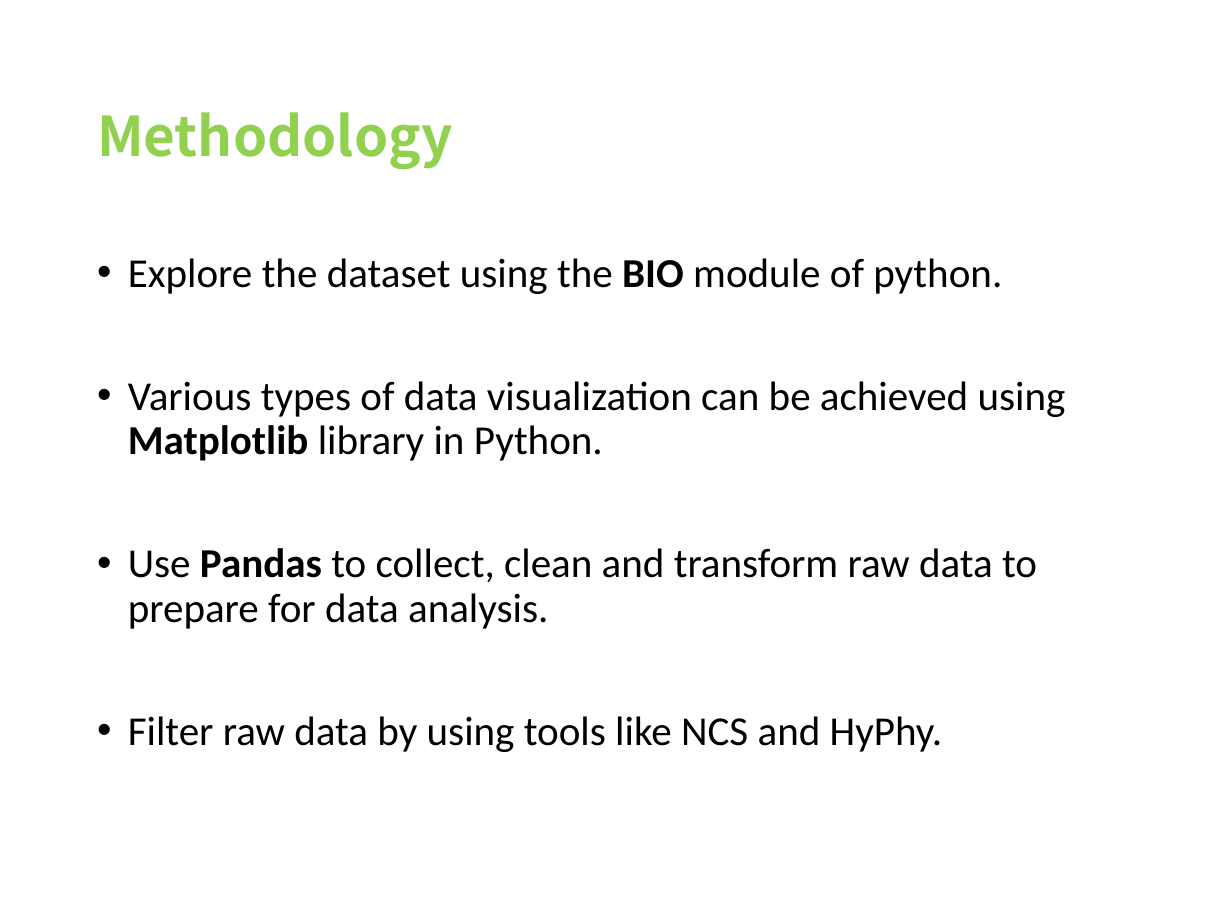
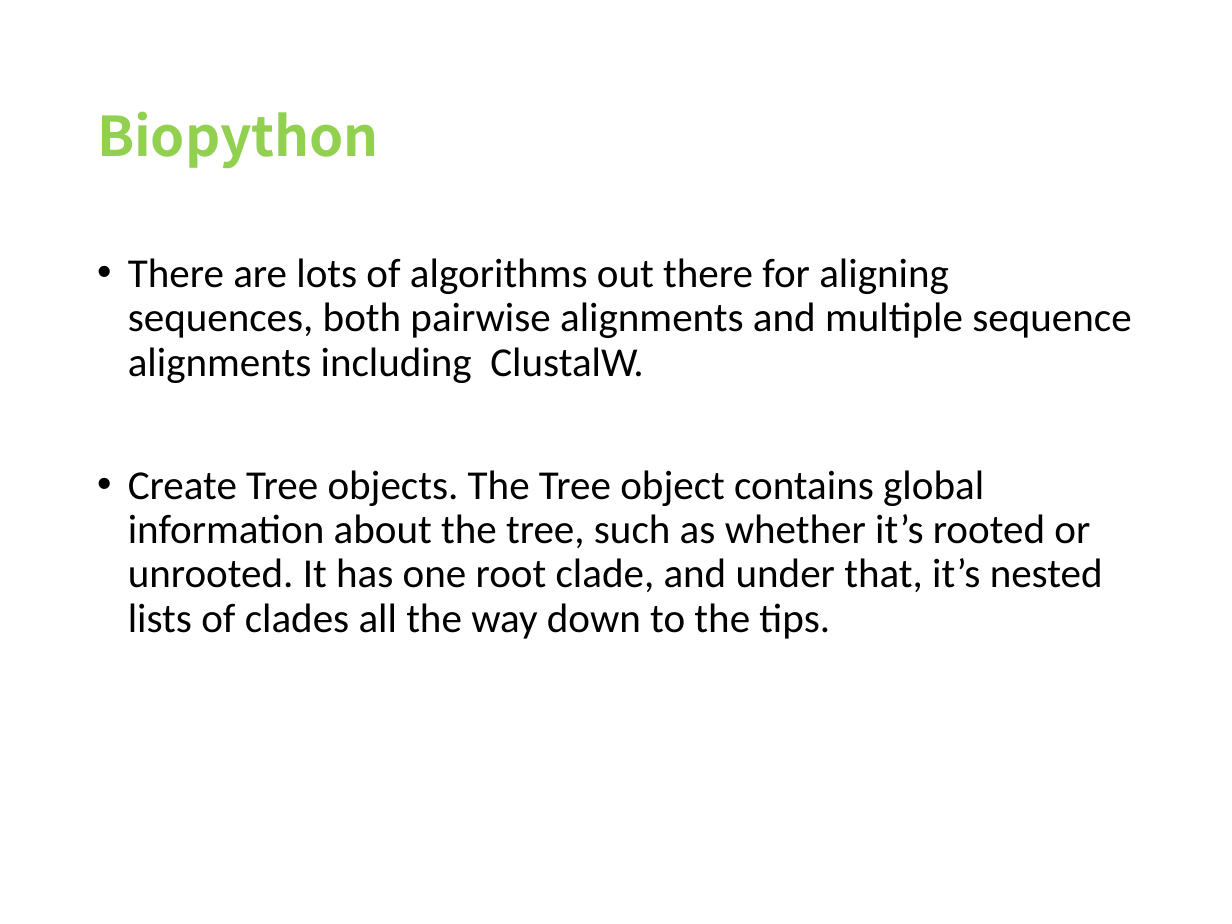
Before and after one commit to viniciusd-avila/phylogenetic-analysis, a slide deck: slide 7 of bioinfoDS-Partial_Project.pptx (slide 8 before the commit). Drawn at 1232x924 pixels with LibreOffice and Linux fonts; fonts in the diff are those of the drawing. Boxes give left, top, right and bottom in pixels: in the first picture for what was removed or moved away, otherwise in the second. Text is boxed around its words. In the diff, an @@ line names an element or a change of style, - is before the commit and + after.

```diff
--- a/bioinfoDS-Partial_Project.pptx
+++ b/bioinfoDS-Partial_Project.pptx
@@ title at (97, 111, 379, 169): text changed @@
-Methodology
+Biopython
@@ text at (128, 258, 1131, 639): text changed @@
-• Explore the dataset using the BIO module of python.
-• Various types of data visualization can be achieved using Matplotlib library in Python.
-• Use Pandas to collect, clean and transform raw data to prepare for data analysis.
-• Filter raw data by using tools like NCS and HyPhy.
+• There are lots of algorithms out there for aligning sequences, both pairwise alignments and multiple sequence alignments including ClustalW.
+• Create Tree objects. The Tree object contains global information about the tree, such as whether it’s rooted or unrooted. It has one root clade, and under that, it’s nested lists of clades all the way down to the tips.
```
Also in this commit, not shown: 4 other slides changed, 1 slide added, 4 slides removed.
